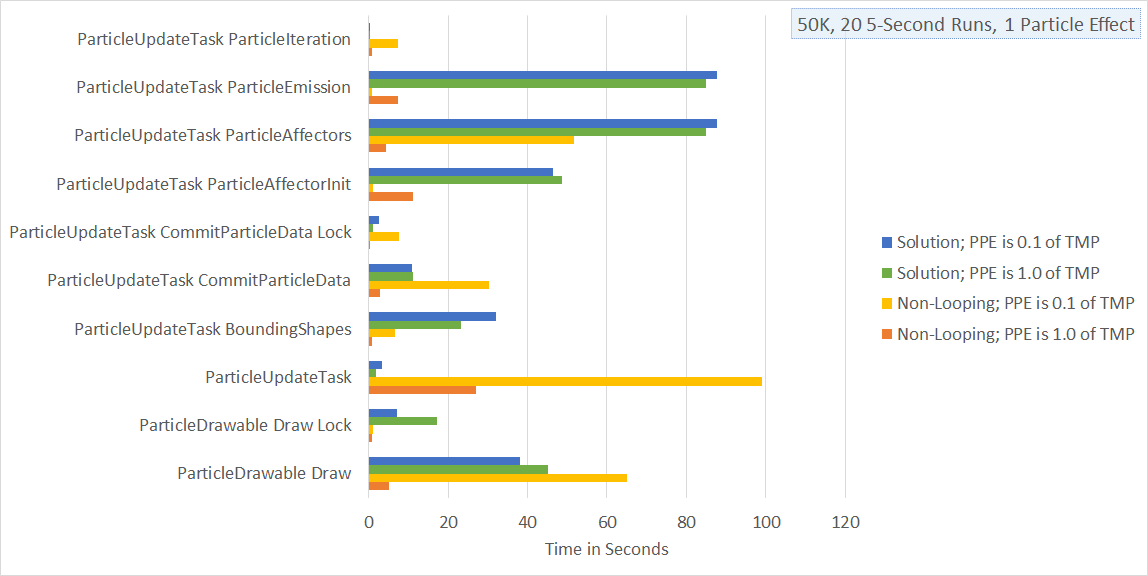
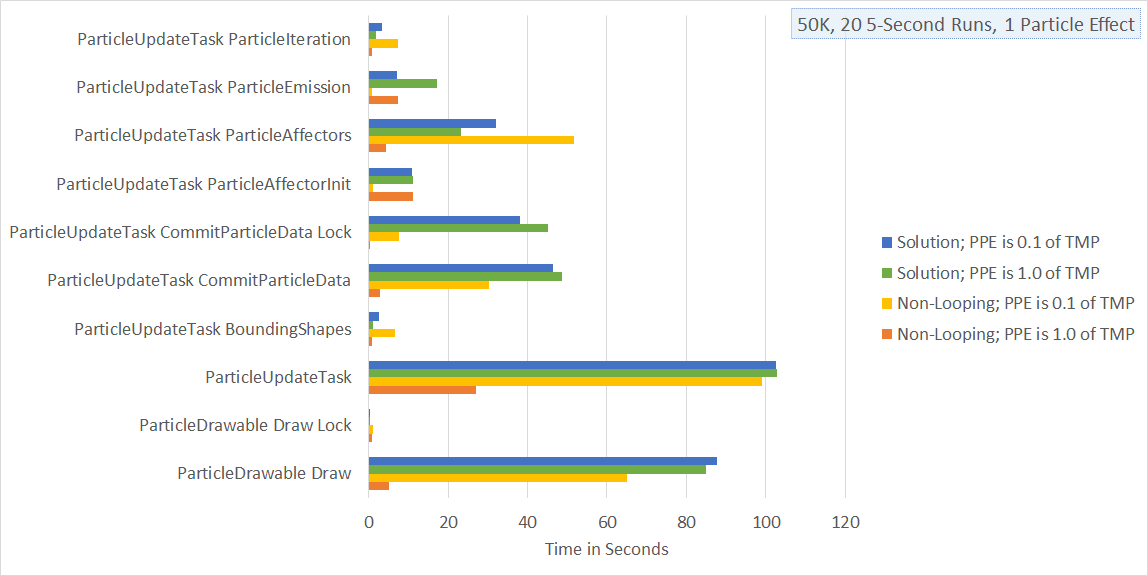
Layers edited between the first and the second 1148 × 576 image:
added layer "Layer 2" above "Layer 1" over [370,23,777,474]
